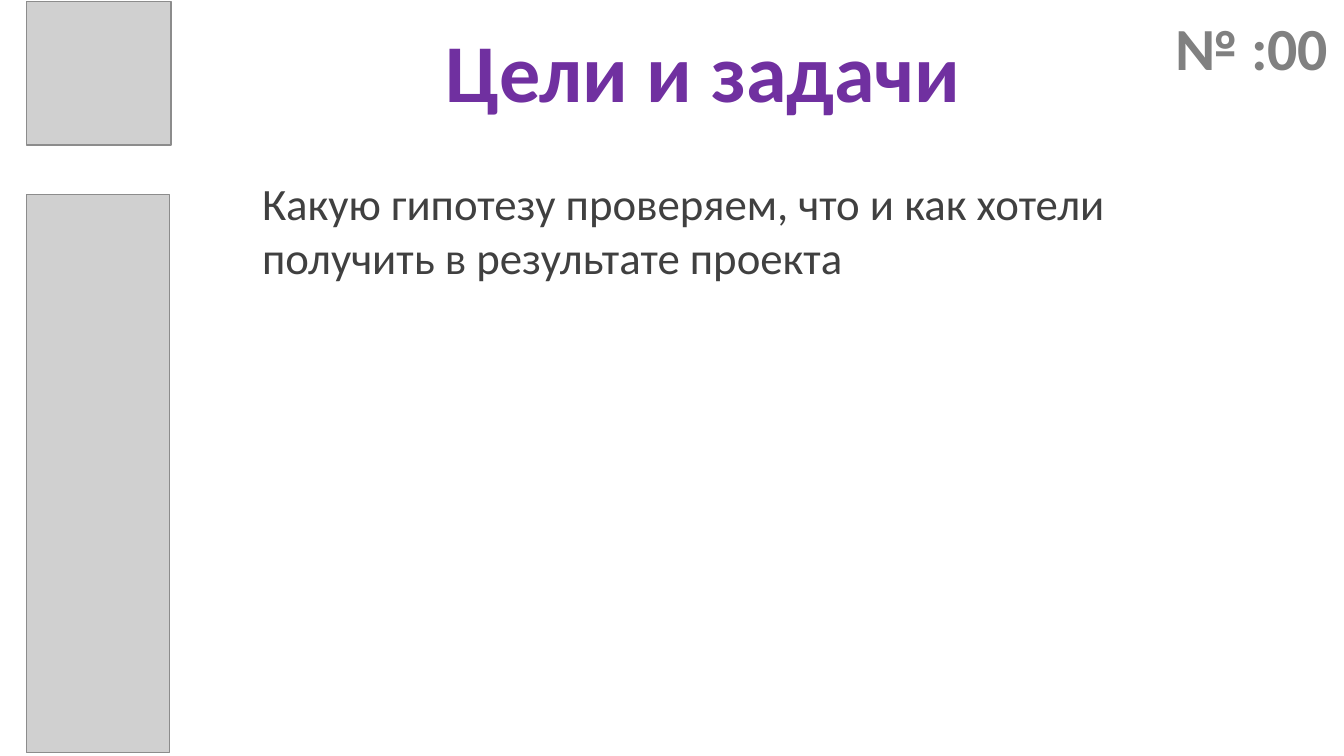
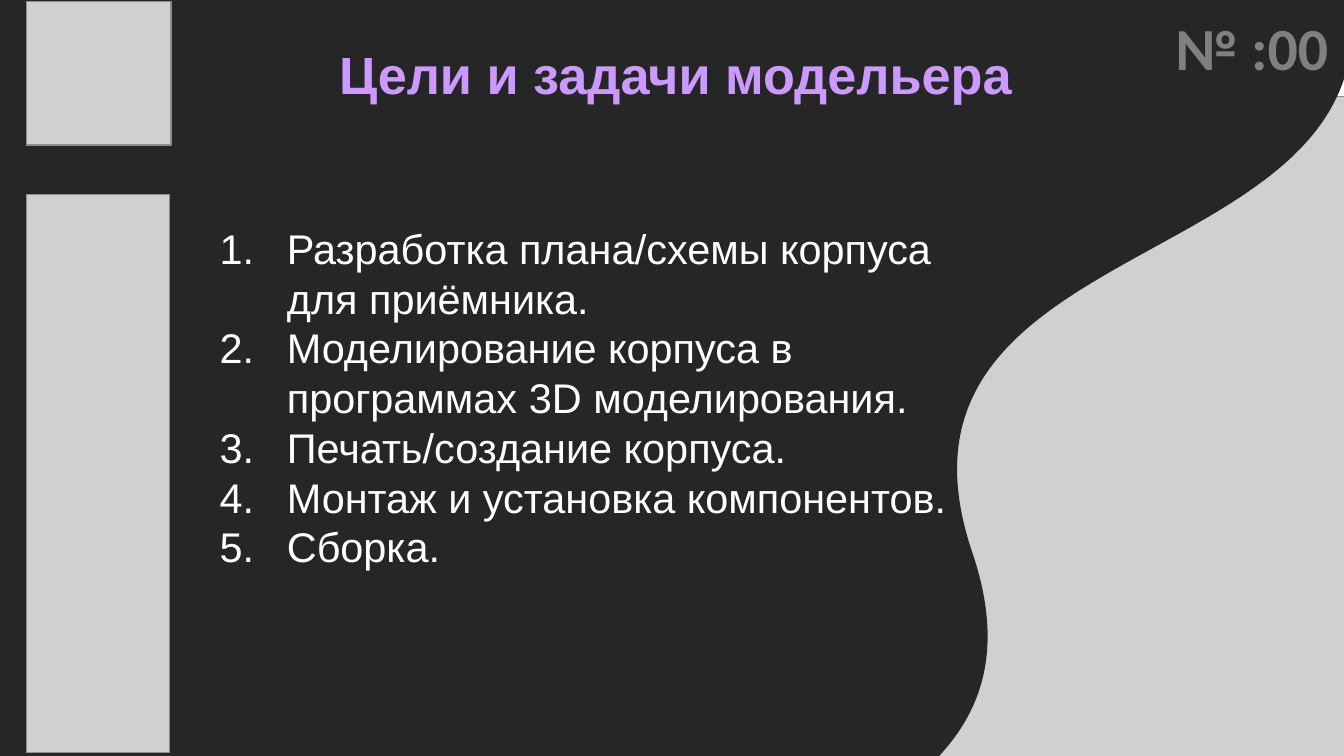
Before and after one commit to IlkaStudio/Sirius, a slide deck: slide 1 of Ilya/Цели Задачи.pptx (slide 3 before the commit). Drawn at 1344x756 pixels with LibreOffice and Linux fonts; fonts in the diff are those of the drawing; grey boxes stand for pictures. Boxes give left, top, right and bottom in pixels: in the first picture for what was removed or moved away, otherwise in the second. Text is boxed around its words. In the diff, an @@ line names an element or a change of style, - is before the commit and + after.

```diff
--- a/Ilya/Цели Задачи.pptx
+++ b/Ilya/Цели Задачи.pptx
@@ double wave added at box(0, 0, 1344, 756), fill #262626 @@
@@ title at box(339, 58, 1012, 104): text changed; size 44 to 28 pt; font Calibri to Arial; text colour #7030A0 to #CC99FF @@
-Цели и задачи
+Цели и задачи модельера
@@ picture added at box(589, 97, 1344, 756) @@
@@ text at box(287, 233, 946, 570): text changed; size 24 to 22.2 pt; font Calibri to Arial; text colour #404040 to #FFFFFF @@
-Какую гипотезу проверяем, что и как хотели получить в результате проекта
+1. Разработка плана/схемы корпуса для приёмника.
+2. Моделирование корпуса в программах 3D моделирования.
+3. Печать/создание корпуса.
+4. Монтаж и установка компонентов.
+5. Сборка.
```
Also in this commit, not shown: 11 slides removed, 4 other files.
